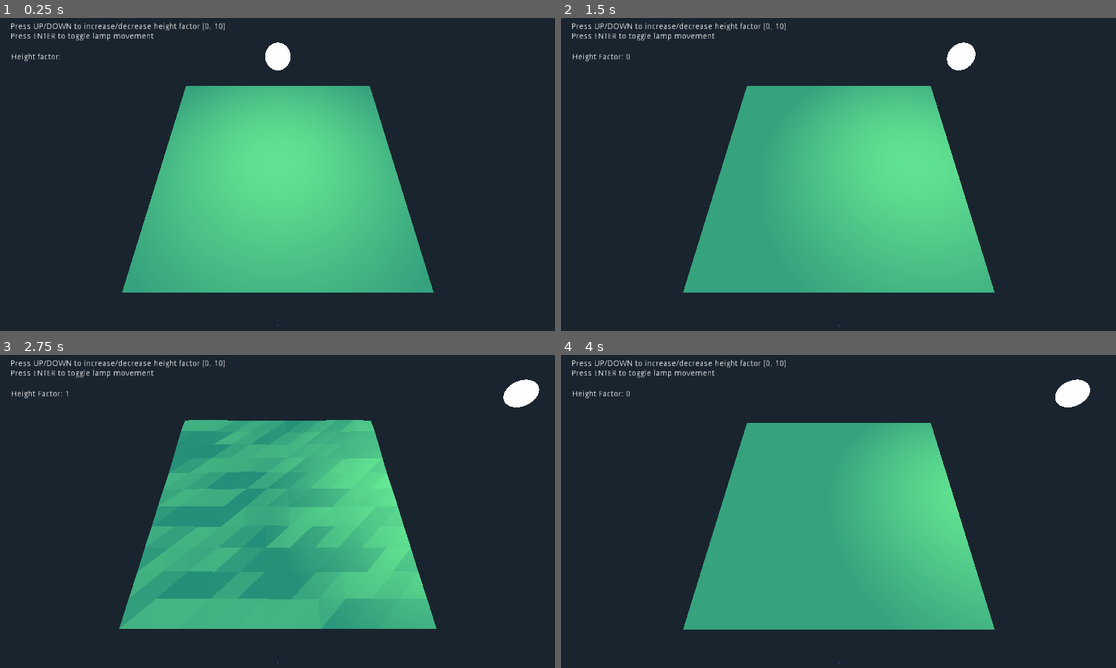
Above: before the commit, frames 1-4 (two rows, left to right).
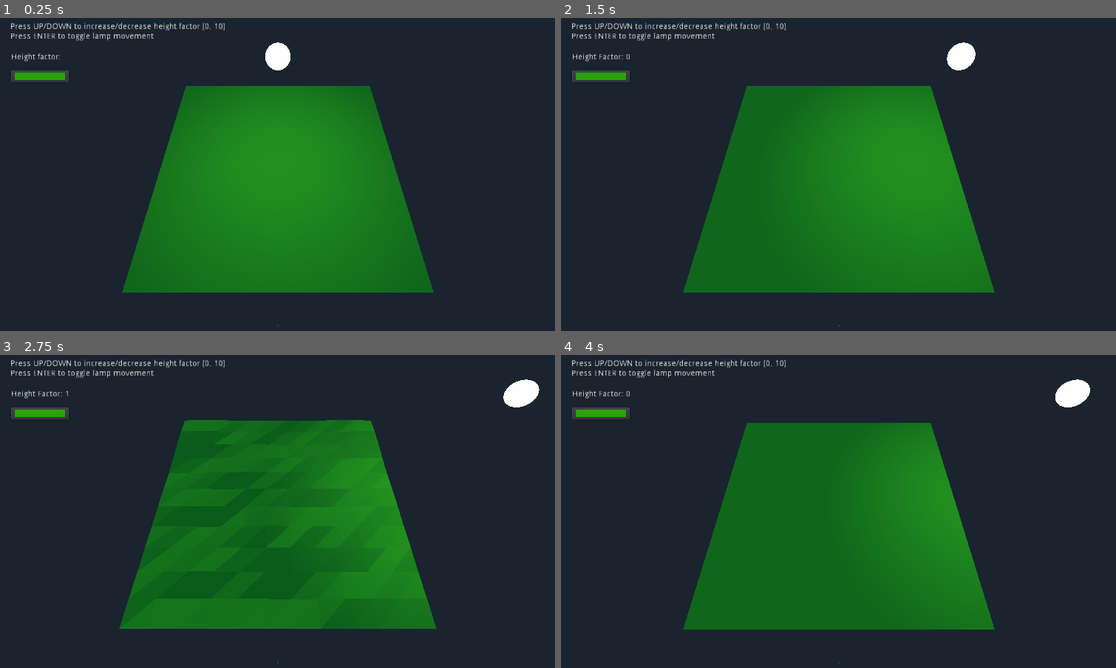
Above: after the commit, the same moments.

Repository: ArthurCauchy/sand
Game: Godot game, scene res://Main.tscn
Same seed, same stepped clock (60 frames per second), same inputs: the game is played once before the commit and once after it.
Inputs:
- Up to frame 1 (0.25 s): no input
- Up to frame 2 (1.5 s): tap Enter (ui_accept) at 0.5, 0.77, 1.25 s; hold Up (ui_up) 0.53-1.28 s; hold Down (ui_down) from 1.28 s (still down)
- Up to frame 3 (2.75 s): tap Enter (ui_accept) at 1.52, 2 s; release Down (ui_down) at 2.03 s; hold Up (ui_up) from 2.03 s (still down)
- Up to frame 4 (4 s): tap Enter (ui_accept) at 2.75, 3.02, 3.5, 3.77 s; release Up (ui_up) at 3.53 s; hold Down (ui_down) from 3.53 s (still down)

The runs differ from the first frame. In frame 1, 30% of the frame differs, in the area x 1-79%, y 16-88%; in frame 2, 30%; in frame 3, 31%; in frame 4, 30%.

Commit message:
Add color edit

Diff:
--- a/Main.gd
+++ b/Main.gd
@@ -6,6 +6,7 @@
 
 func _ready():
 	$Camera.look_at($Terrain.translation, Vector3(0, 1, 0))
+	$UI/ColorPickerButton.color = $Terrain.color
 
 func _process(delta):
 	if lamp_moving:
--- a/Main.tscn
+++ b/Main.tscn
@@ -1,8 +1,9 @@
-[gd_scene load_steps=8 format=2]
+[gd_scene load_steps=9 format=2]
 
 [ext_resource path="res://Main.gd" type="Script" id=1]
 [ext_resource path="res://low-poly.shader" type="Shader" id=2]
 [ext_resource path="res://heightmap.png" type="Texture" id=3]
+[ext_resource path="res://Terrain.gd" type="Script" id=4]
 
 [sub_resource type="PlaneMesh" id=1]
 
@@ -14,6 +15,7 @@
 
 render_priority = 0
 shader = ExtResource( 2 )
+shader_param/color = null
 shader_param/height_range = 0
 shader_param/tex = ExtResource( 3 )
 _sections_unfolded = [ "shader_param" ]
@@ -97,7 +99,9 @@
 mesh = SubResource( 1 )
 skeleton = NodePath("..")
 material/0 = SubResource( 2 )
+script = ExtResource( 4 )
 _sections_unfolded = [ "material" ]
+color = Color( 0.159355, 0.640625, 0.0425415, 1 )
 
 [node name="Camera" type="Camera" parent="." index="1"]
 
@@ -208,3 +212,31 @@
 percent_visible = 1.0
 lines_skipped = 0
 max_lines_visible = -1
+
+[node name="ColorPickerButton" type="ColorPickerButton" parent="UI" index="2"]
+
+anchor_left = 0.0
+anchor_top = 0.0
+anchor_right = 0.0
+anchor_bottom = 0.0
+margin_left = 50.0
+margin_top = 140.0
+margin_right = 150.0
+margin_bottom = 160.0
+rect_pivot_offset = Vector2( 0, 0 )
+focus_mode = 2
+mouse_filter = 0
+mouse_default_cursor_shape = 0
+size_flags_horizontal = 1
+size_flags_vertical = 1
+toggle_mode = false
+enabled_focus_mode = 2
+shortcut = null
+group = null
+flat = false
+align = 1
+color = Color( 0, 0, 0, 1 )
+edit_alpha = false
+_sections_unfolded = [ "Margin" ]
+
+[connection signal="color_changed" from="UI/ColorPickerButton" to="Terrain" method="_on_ColorPickerButton_color_changed"]
--- /dev/null
+++ b/Terrain.gd
@@ -0,0 +1,10 @@
+extends MeshInstance
+
+export(Color, RGBA) var color
+
+func _ready():
+	get_surface_material(0).set_shader_param("color", color)
+
+
+func _on_ColorPickerButton_color_changed( color ):
+	get_surface_material(0).set_shader_param("color", color)
--- a/low-poly.shader
+++ b/low-poly.shader
@@ -1,5 +1,7 @@
 shader_type spatial;
 
+// color property
+uniform vec4 color : hint_color;
 // heightmap texture
 uniform sampler2D tex;
 // factor of height
@@ -15,6 +17,6 @@
 	// same normal vector for every face
 	NORMAL = normalize(cross(dFdx(VERTEX), dFdy(VERTEX)));
 	// green color
-	vec3 material_color = vec3(0.2, 1.0, 0.2);
+	vec3 material_color = color.rgb;
 	ALBEDO = material_color;
 }
